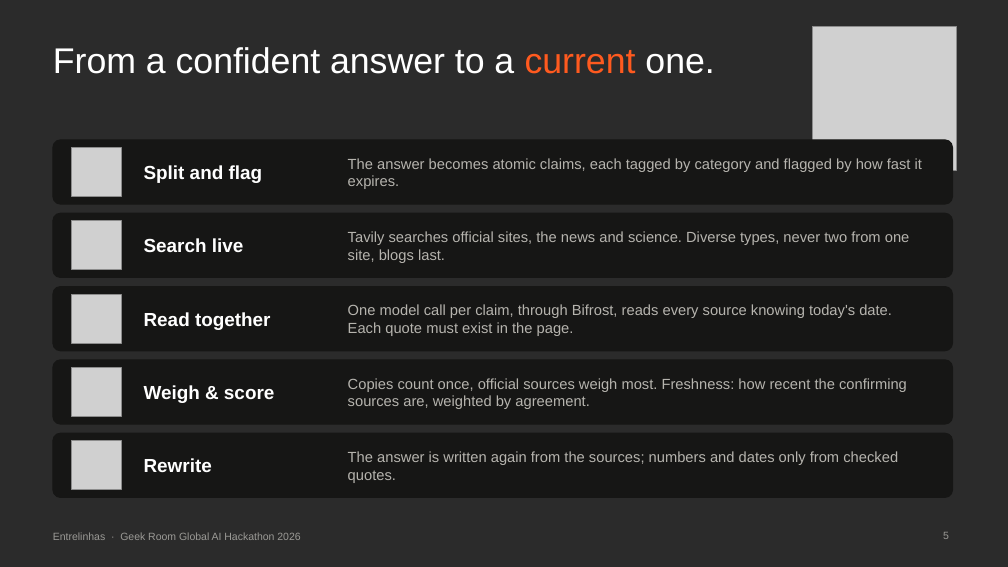
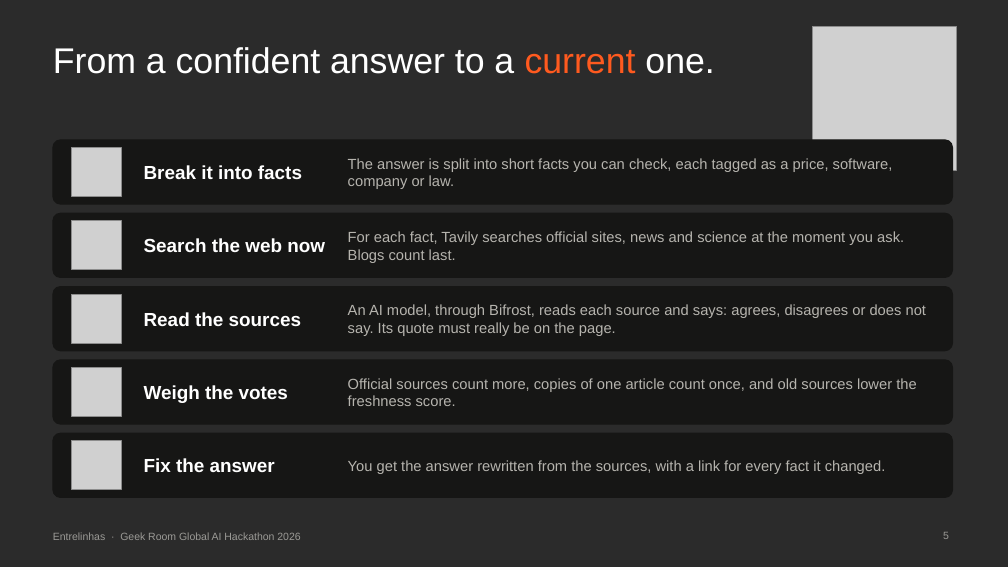
Before and after one commit to contatoalicecandido-lab/entrelinhas, a slide deck: slide 5 of submission/Entrelinhas_Pitch_Deck.pptx. Drawn at 1008x567 pixels with LibreOffice and Linux fonts; fonts in the diff are those of the drawing; grey boxes stand for pictures; background and template pictures are left out; a plain dark background stands for a picture behind light text. Boxes give left, top, right and bottom in pixels: in the first picture for what was removed or moved away, otherwise in the second. Text is boxed around its words. In the diff, an @@ line names an element or a change of style, - is before the commit and + after.

```diff
--- a/submission/Entrelinhas_Pitch_Deck.pptx
+++ b/submission/Entrelinhas_Pitch_Deck.pptx
@@ text at bbox=[144, 165, 302, 179]: text changed @@
-Split and flag
+Break it into facts
@@ text at bbox=[348, 158, 893, 189]: text changed @@
-The answer becomes atomic claims, each tagged by category and flagged by how fast it expires.
+The answer is split into short facts you can check, each tagged as a price, software, company or law.
@@ text at bbox=[144, 238, 325, 252]: text changed @@
-Search live
+Search the web now
@@ text at bbox=[348, 231, 904, 263]: text changed @@
-Tavily searches official sites, the news and science. Diverse types, never two from one site, blogs last.
+For each fact, Tavily searches official sites, news and science at the moment you ask. Blogs count last.
@@ text at bbox=[144, 312, 301, 326]: text changed @@
-Read together
+Read the sources
@@ text at bbox=[348, 304, 926, 336]: text changed @@
-One model call per claim, through Bifrost, reads every source knowing today's date. Each quote must exist in the page.
+An AI model, through Bifrost, reads each source and says: agrees, disagrees or does not say. Its quote must really be on the page.
@@ text at bbox=[144, 385, 288, 403]: text changed @@
-Weigh & score
+Weigh the votes
@@ text at bbox=[348, 378, 916, 406]: text changed @@
-Copies count once, official sources weigh most. Freshness: how recent the confirming sources are, weighted by agreement.
+Official sources count more, copies of one article count once, and old sources lower the freshness score.
@@ text at bbox=[144, 458, 275, 472]: text changed @@
-Rewrite
+Fix the answer
@@ text at bbox=[348, 460, 886, 474]: text changed @@
-The answer is written again from the sources; numbers and dates only from checked quotes.
+You get the answer rewritten from the sources, with a link for every fact it changed.
```
Also in this commit, not shown: 13 other slides changed.
